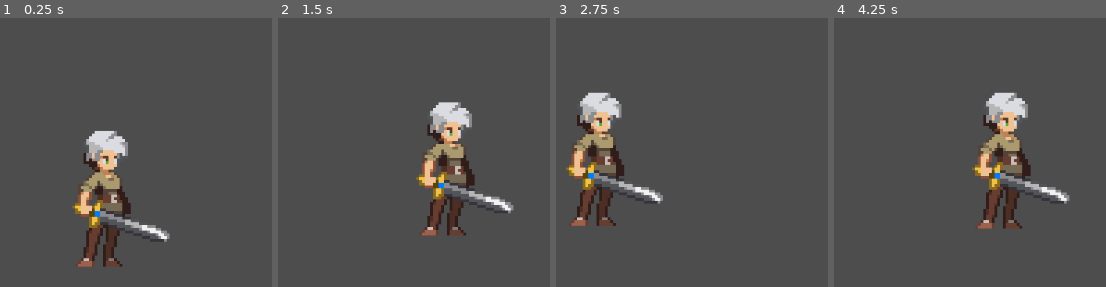
Above: before the commit, frames 1-4 (left to right).
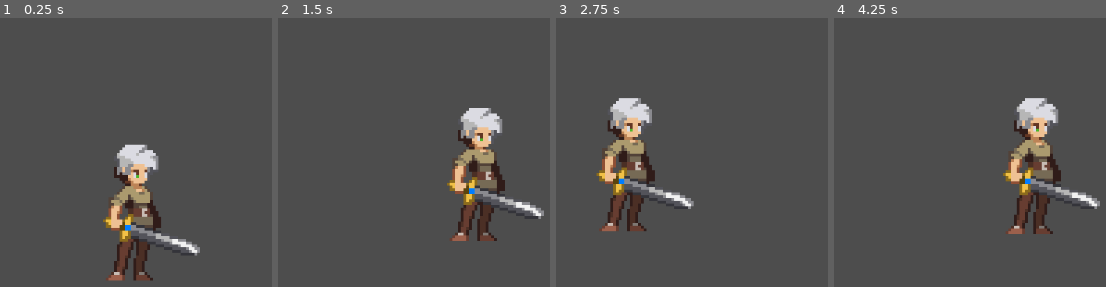
Above: after the commit, the same moments.

Repository: louisalder/Godot-Platformer
Game: Godot game, scene res://game.tscn
Two runs of this game, one before a commit and one after it. Both use one fixed random seed, a clock stepped at 60 frames per second and the inputs below.
Inputs:
- Up to frame 1 (0.25 s): no input
- Up to frame 2 (1.5 s): tap Enter (ui_accept) at 0.5, 0.77 s; hold Right (ui_right) from 0.53 s (still down)
- Up to frame 3 (2.75 s): tap Enter (ui_accept) at 1.52 s; release Right (ui_right) at 2.03 s; hold Left (ui_left) from 2.03 s (still down)
- Up to frame 4 (4.25 s): release Left (ui_left) at 2.78 s; hold Right (ui_right) from 2.78 s (still down); tap Enter (ui_accept) at 3.02, 3.77 s

The runs differ from the first frame. In frame 1, 12% of the frame differs, in the area x 26-74%, y 42-98%; in frame 2, 12%; in frame 3, 12%; in frame 4, 12%.

Commit message:
Change TileMap to TileMapLayer
TileMap was depreciated.

Diff:
--- a/Platformer/new-game-project/game.tscn
+++ b/Platformer/new-game-project/game.tscn
@@ -394,11 +394,13 @@
 [node name="StaticBody2D" type="StaticBody2D" parent="."]
 
 [node name="CollisionShape2D" type="CollisionShape2D" parent="StaticBody2D"]
-position = Vector2(2, 50)
+position = Vector2(1.99999, 73)
 rotation = 0.0105188
 shape = SubResource("WorldBoundaryShape2D_srdwo")
 
-[node name="TileMap" type="TileMap" parent="."]
+[node name="TileMapLayer" type="TileMapLayer" parent="."]
 rotation = -7.945e-05
+
+[node name="Forest" type="TileMapLayer" parent="TileMapLayer"]
+use_parent_material = true
 tile_set = SubResource("TileSet_d6o2t")
-format = 2
--- a/Platformer/new-game-project/player.tscn
+++ b/Platformer/new-game-project/player.tscn
@@ -344,11 +344,12 @@
 
 [node name="AnimatedSprite2D" type="AnimatedSprite2D" parent="."]
 texture_filter = 1
+position = Vector2(11, 2)
 sprite_frames = SubResource("SpriteFrames_gbuvv")
-animation = &"Idle"
+animation = &"Dead"
 autoplay = "Idle"
-frame_progress = 0.296761
+frame_progress = 0.922051
 
 [node name="CollisionShape2D" type="CollisionShape2D" parent="."]
-position = Vector2(1, 6)
 shape = SubResource("RectangleShape2D_1rmk8")
+debug_color = Color(0, 0.6, 0.701961, 0.290196)
--- a/Platformer/new-game-project/project.godot
+++ b/Platformer/new-game-project/project.godot
@@ -10,7 +10,7 @@
 
 [application]
 
-config/name="New Game Project"
+config/name="Platformer-2D"
 run/main_scene="res://game.tscn"
 config/features=PackedStringArray("4.3", "GL Compatibility")
 config/icon="res://icon.svg"
